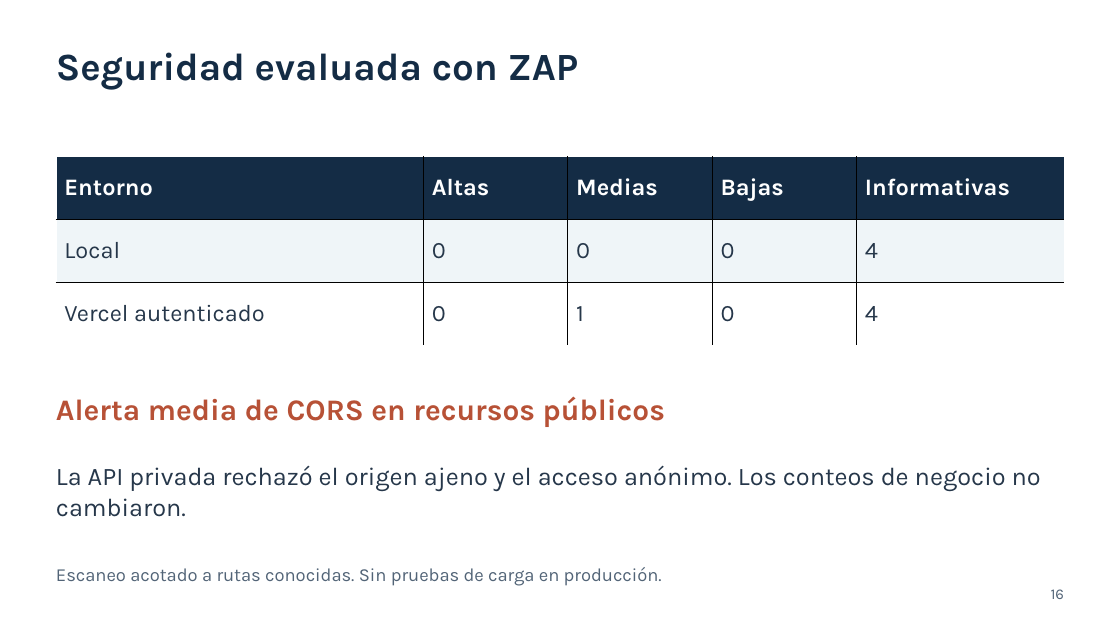
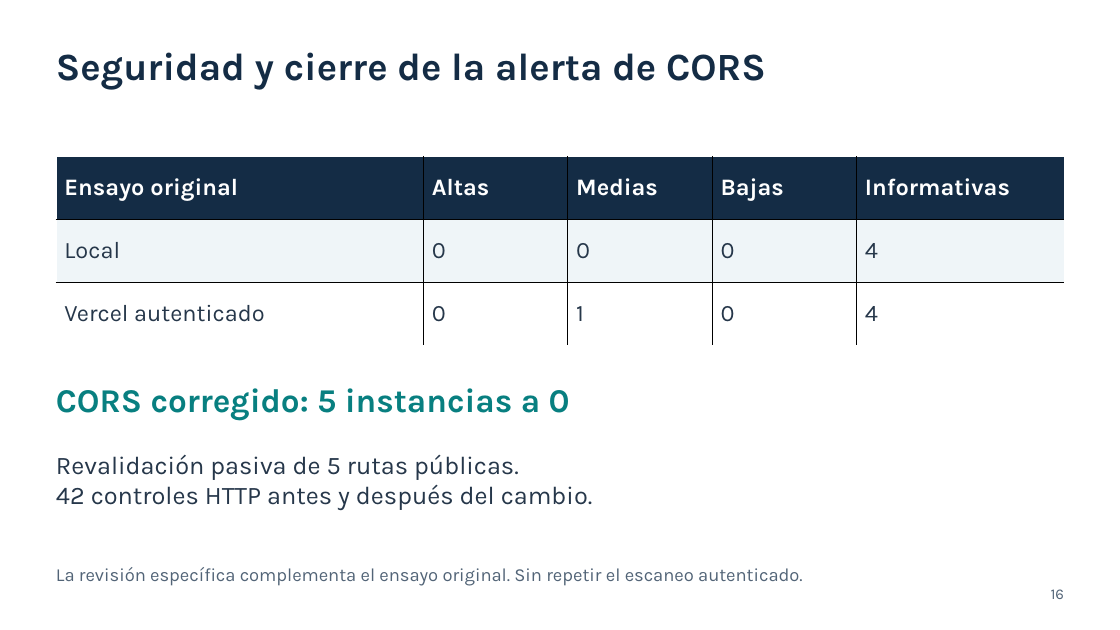
Before and after one commit to alexriver101219/PROYECTO_SENA, a slide deck: slide 16 of docs/presentacion/2026-11-15/SESHA-sustentacion-final.pptx. Drawn at 1120x630 pixels with LibreOffice and Linux fonts; fonts in the diff are those of the drawing. Boxes give left, top, right and bottom in pixels: in the first picture for what was removed or moved away, otherwise in the second. Text is boxed around its words. In the diff, an @@ line names an element or a change of style, - is before the commit and + after.

Commit message:
docs: actualizar informe técnico y sustentación con cierre de CORS

```diff
--- a/docs/presentacion/2026-11-15/SESHA-sustentacion-final.pptx
+++ b/docs/presentacion/2026-11-15/SESHA-sustentacion-final.pptx
@@ text at (56, 52, 766, 90): text changed @@
-Seguridad evaluada con ZAP
+Seguridad y cierre de la alerta de CORS
@@ table at (56, 156, 1065, 345) @@
-row 1, column 1: Entorno
+row 1, column 1: Ensayo original
@@ text at (56, 388, 570, 421): text changed; size 25.5 to 28.5 pt; text colour #B75136 to #087F80 @@
-Alerta media de CORS en recursos públicos
+CORS corregido: 5 instancias a 0
@@ text at (56, 455, 593, 510): text changed @@
-La API privada rechazó el origen ajeno y el acceso anónimo. Los conteos de negocio no cambiaron.
+Revalidación pasiva de 5 rutas públicas.
+42 controles HTTP antes y después del cambio.
@@ text at (56, 567, 803, 586): text changed @@
-Escaneo acotado a rutas conocidas. Sin pruebas de carga en producción.
+La revisión específica complementa el ensayo original. Sin repetir el escaneo autenticado.
```
Also in this commit, not shown: 1 other slide changed, 10 other files.
